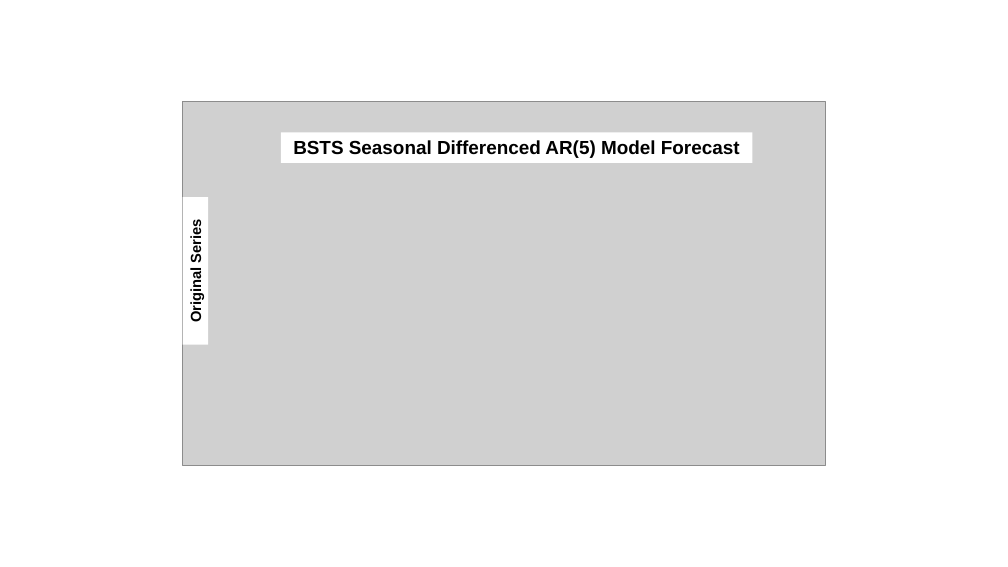
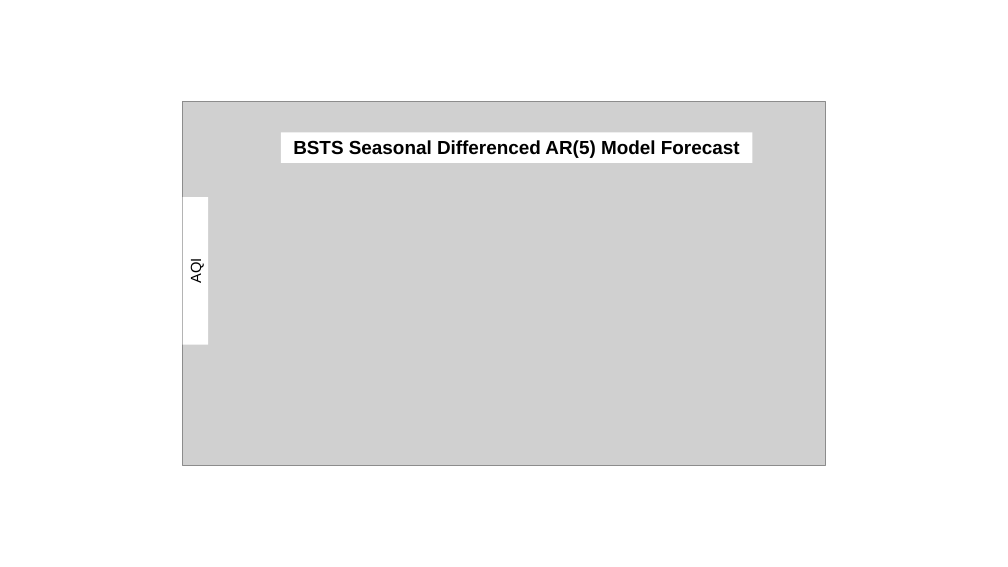
Before and after one commit to johnmelel/TimeSeries_AQI_Forecasting, a slide deck: slide 8 of BSTS_SC/bsts_figures.pptx. Drawn at 1008x567 pixels with LibreOffice and Linux fonts; fonts in the diff are those of the drawing; grey boxes stand for pictures. Boxes give left, top, right and bottom in pixels: in the first picture for what was removed or moved away, otherwise in the second. Text is boxed around its words. In the diff, an @@ line names an element or a change of style, - is before the commit and + after.

```diff
--- a/BSTS_SC/bsts_figures.pptx
+++ b/BSTS_SC/bsts_figures.pptx
@@ text in rectangle at (x1=188, y1=260, x2=204, y2=283): text changed; bold off @@
-Original Series
+AQI
```
Also in this commit, not shown: 1 other file.
